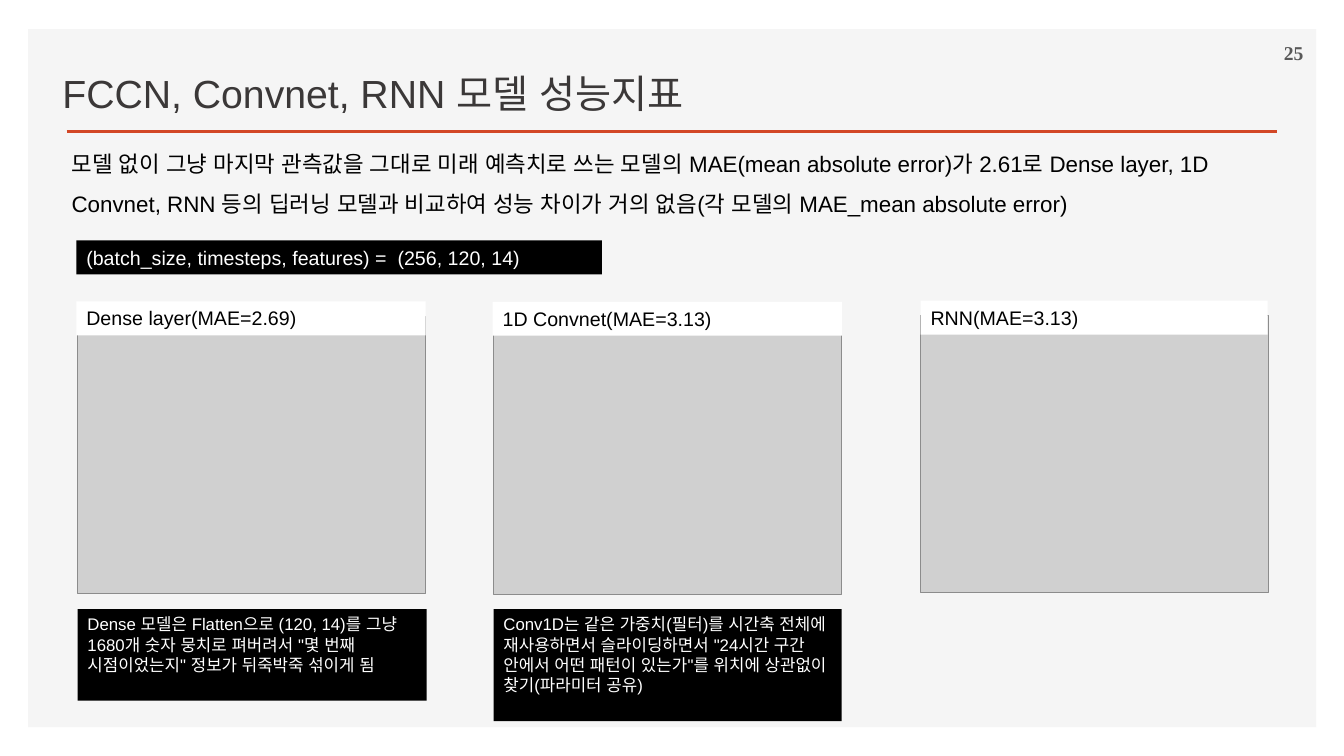
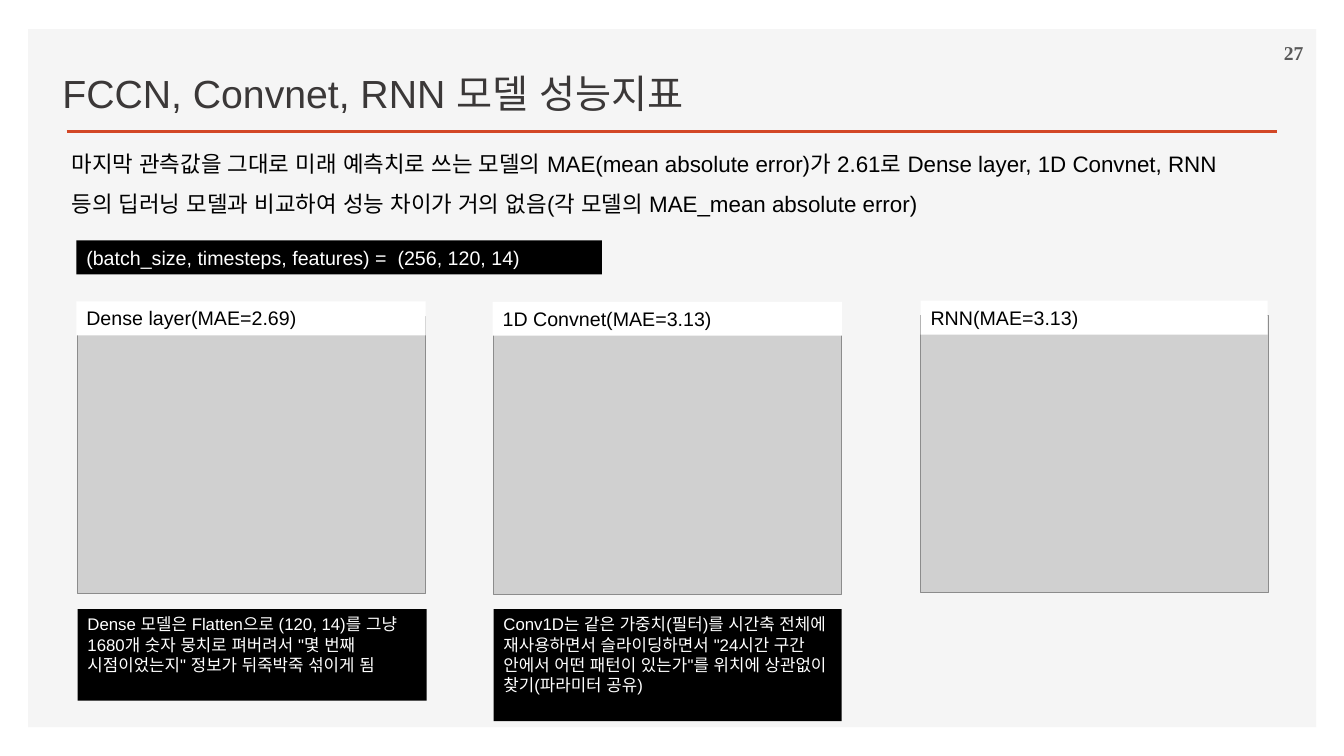
Before and after one commit to ancestor9/2026_Fall_Deep-Learning-with-Python, a slide deck: slide 27 of Chapter 13 Timeseries forecasting.pptx (slide 25 before the commit). Drawn at 1344x756 pixels with LibreOffice and Linux fonts; fonts in the diff are those of the drawing; grey boxes stand for pictures; background and template pictures are left out. Boxes give left, top, right and bottom in pixels: in the first picture for what was removed or moved away, otherwise in the second. Text is boxed around its words. In the diff, an @@ line names an element or a change of style, - is before the commit and + after.

```diff
--- a/Chapter 13 Timeseries forecasting.pptx
+++ b/Chapter 13 Timeseries forecasting.pptx
@@ page number at bbox=[1284, 47, 1304, 60]: text changed @@
-25
+27
@@ text at bbox=[72, 153, 1216, 217]: text changed @@
-모델 없이 그냥 마지막 관측값을 그대로 미래 예측치로 쓰는 모델의 MAE(mean absolute error)가 2.61로 Dense layer, 1D Convnet, RNN 등의 딥러닝 모델과 비교하여 성능 차이가 거의 없음(각 모델의 MAE_mean absolute error)
+마지막 관측값을 그대로 미래 예측치로 쓰는 모델의 MAE(mean absolute error)가 2.61로 Dense layer, 1D Convnet, RNN 등의 딥러닝 모델과 비교하여 성능 차이가 거의 없음(각 모델의 MAE_mean absolute error)
```
Also in this commit, not shown: 21 other slides changed, 4 slides added, 1 slide removed.
